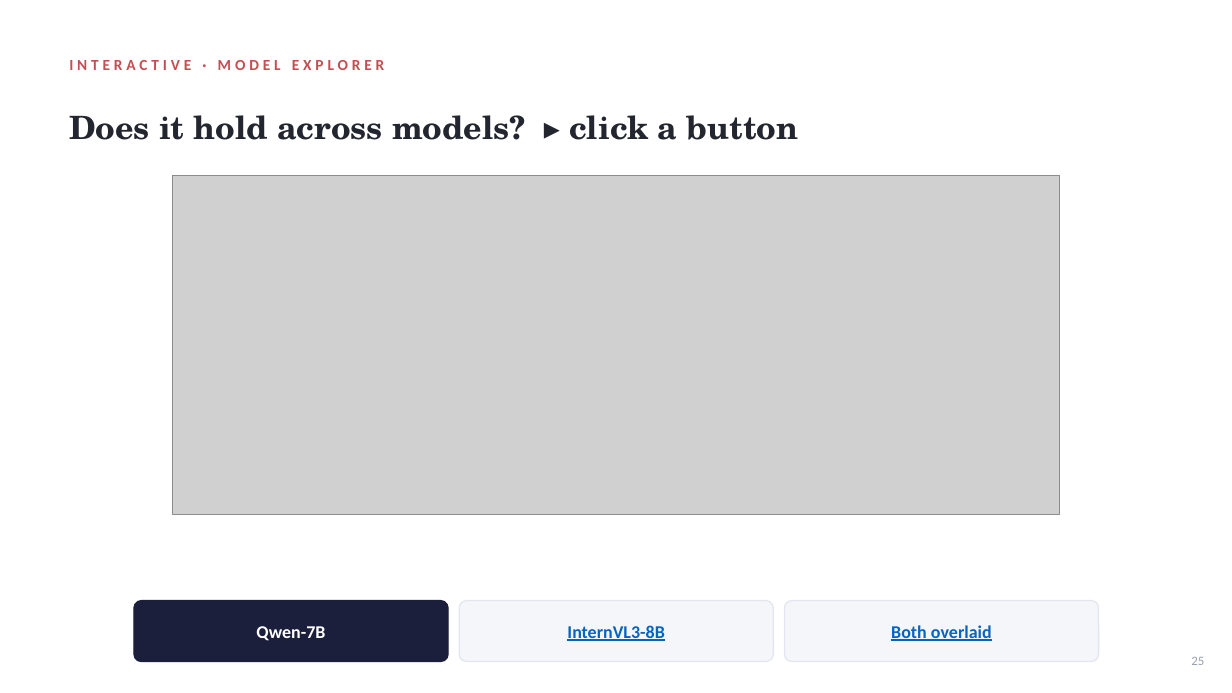
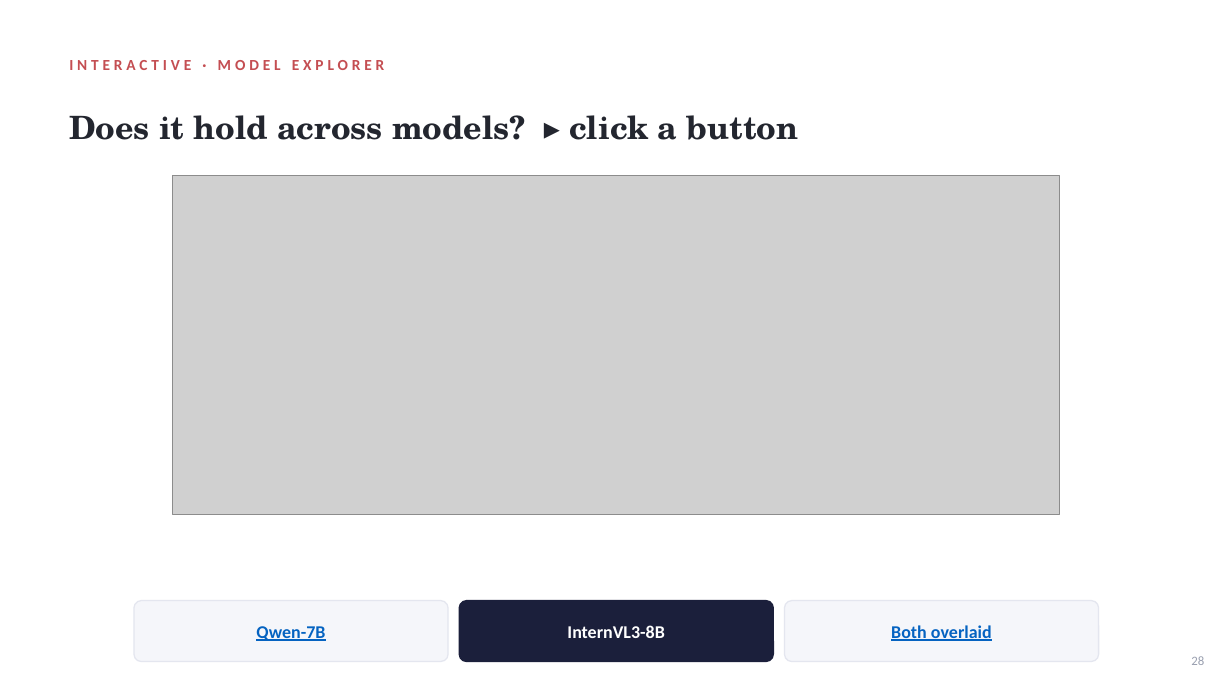
Before and after one commit to xchuan-li/cross_lingual_protobias, a slide deck: slide 28 of v3/paper/ProgressReport_3.pptx (slide 25 before the commit). Drawn at 1232x693 pixels with LibreOffice and Linux fonts; fonts in the diff are those of the drawing; grey boxes stand for pictures. Boxes give left, top, right and bottom in pixels: in the first picture for what was removed or moved away, otherwise in the second. Text is boxed around its words. In the diff, an @@ line names an element or a change of style, - is before the commit and + after.

```diff
--- a/v3/paper/ProgressReport_3.pptx
+++ b/v3/paper/ProgressReport_3.pptx
@@ text "Qwen-7B" at box(256, 626, 325, 641): text colour #FFFFFF to #0563C1, underline on @@
@@ rounded rectangle at box(134, 601, 448, 662): fill #1B1F3B to #F5F6FA; outline #1B1F3B 1 pt to #E4E6EF 1 pt @@
@@ text "InternVL3-8B" at box(567, 625, 664, 638): text colour #0563C1 to #FFFFFF, underline off @@
@@ rounded rectangle at box(459, 601, 774, 662): fill #F5F6FA to #1B1F3B; outline #E4E6EF 1 pt to #1B1F3B 1 pt @@
@@ text at box(1191, 656, 1204, 665): text changed @@
-25
+28
```
Also in this commit, not shown: 24 other slides changed, 2 slides added, 1 other file.
